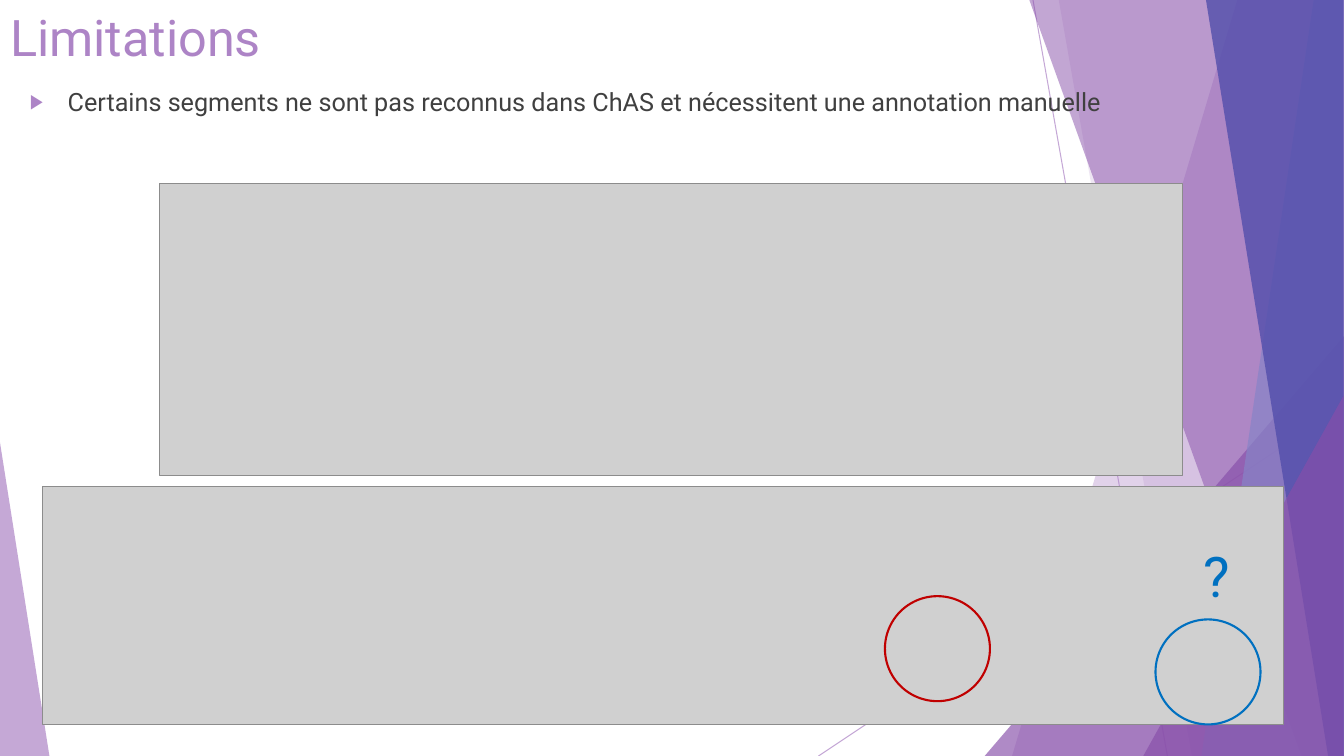
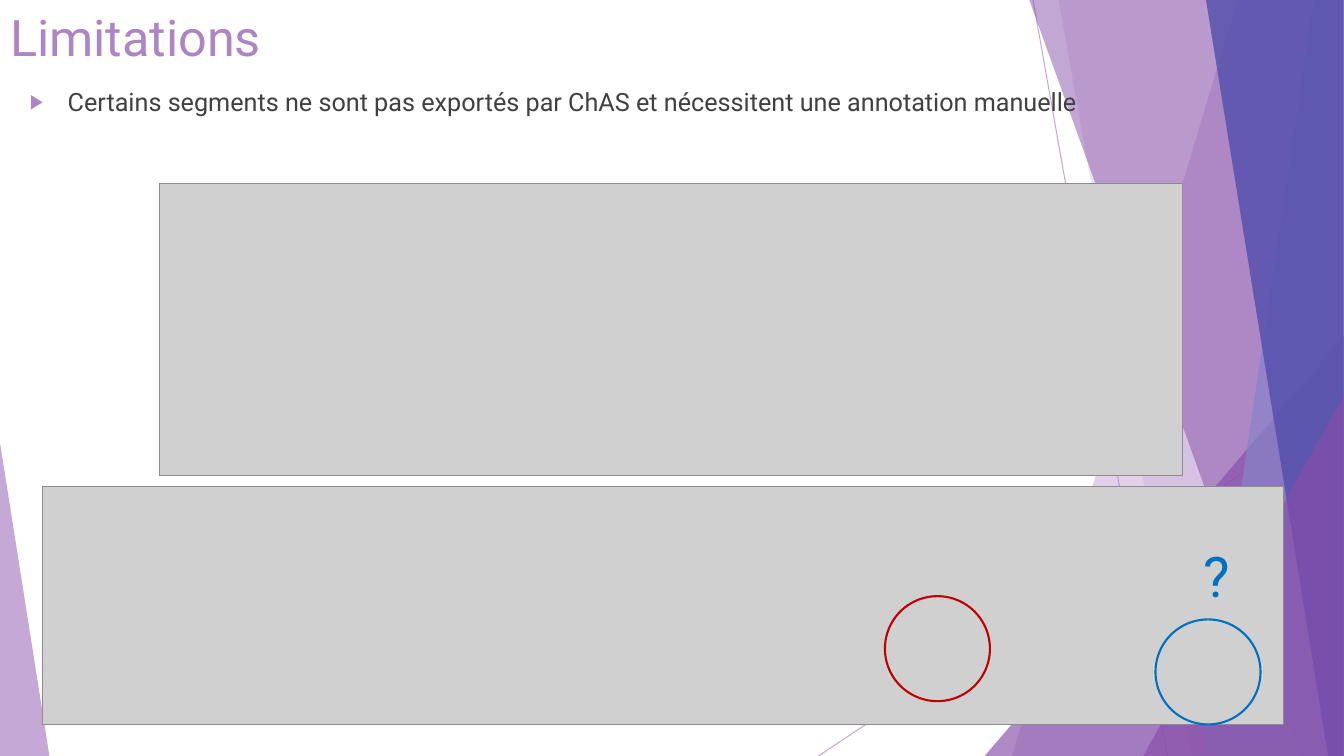
Before and after one commit to Elie-Bordron/DEA-dataviz, a slide deck: slide 16 of docs/docs_I_made/slides/OncoscanR.pptx. Drawn at 1344x756 pixels with LibreOffice and Linux fonts; fonts in the diff are those of the drawing; grey boxes stand for pictures. Boxes give left, top, right and bottom in pixels: in the first picture for what was removed or moved away, otherwise in the second. Text is boxed around its words. In the diff, an @@ line names an element or a change of style, - is before the commit and + after.

```diff
--- a/docs/docs_I_made/slides/OncoscanR.pptx
+++ b/docs/docs_I_made/slides/OncoscanR.pptx
@@ text at (x1=68, y1=88, x2=1077, y2=117): text changed @@
-▶ Certains segments ne sont pas reconnus dans ChAS et nécessitent une annotation manuelle
+▶ Certains segments ne sont pas exportés par ChAS et nécessitent une annotation manuelle
```
Also in this commit, not shown: 3 other slides changed, 15 other files.
